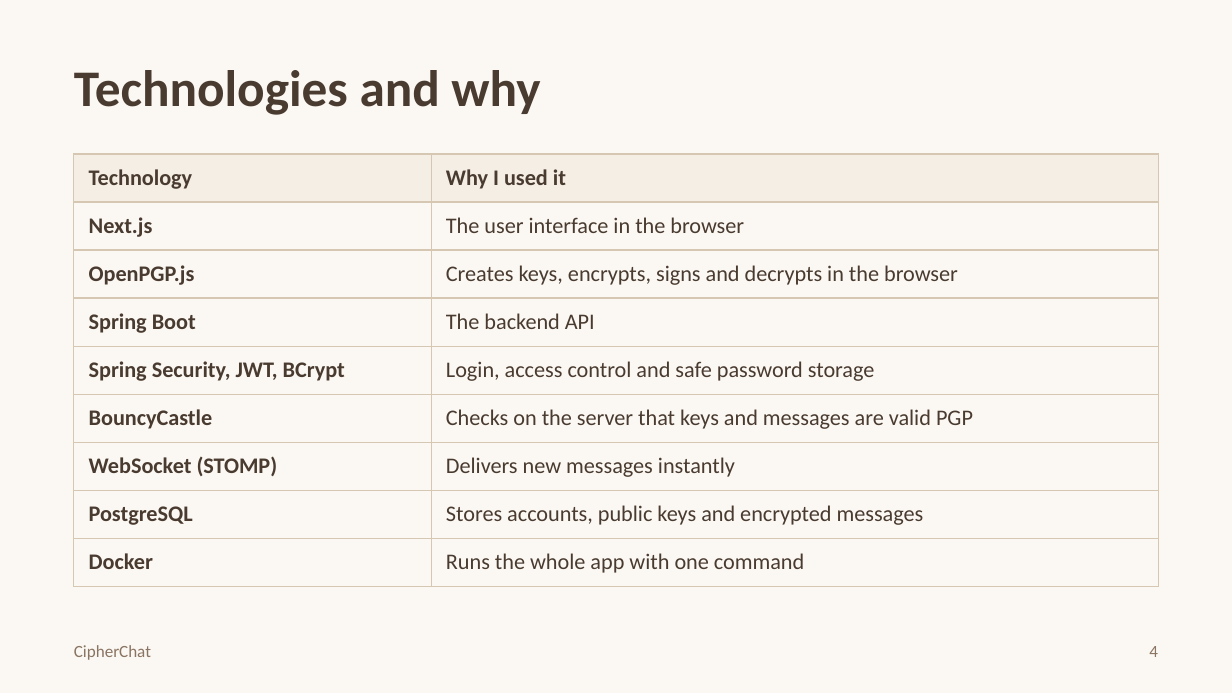
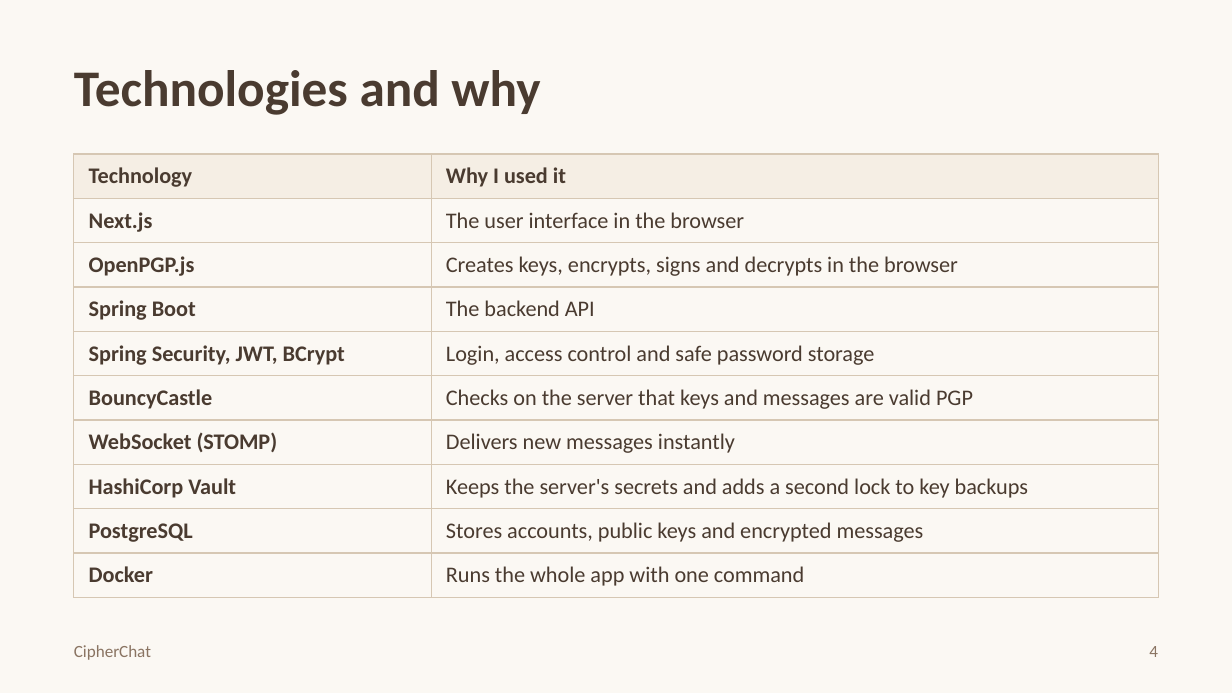
Before and after one commit to DeNoella/cipherchat, a slide deck: slide 4 of blog/docs/public/cybersecurity/pgp-presentation/CipherChat-PGP-Presentation.pptx. Drawn at 1232x693 pixels with LibreOffice and Linux fonts; fonts in the diff are those of the drawing. Boxes give left, top, right and bottom in pixels: in the first picture for what was removed or moved away, otherwise in the second. Text is boxed around its words. In the diff, an @@ line names an element or a change of style, - is before the commit and + after.

Commit message:
docs(presentation): add Vault and the passphrase-once flow to the slides
Update the web slides and the PowerPoint: the passphrase is asked once and
a locked backup goes to the server, HashiCorp Vault joins the technology
table, and the security highlights mention secrets kept in Vault.

```diff
--- a/blog/docs/public/cybersecurity/pgp-presentation/CipherChat-PGP-Presentation.pptx
+++ b/blog/docs/public/cybersecurity/pgp-presentation/CipherChat-PGP-Presentation.pptx
@@ table at (74,154,1158,598) @@
+row 8: HashiCorp Vault | Keeps the server's secrets and adds a second lock to key backups
```
Also in this commit, not shown: 2 other slides changed, 1 other file.
